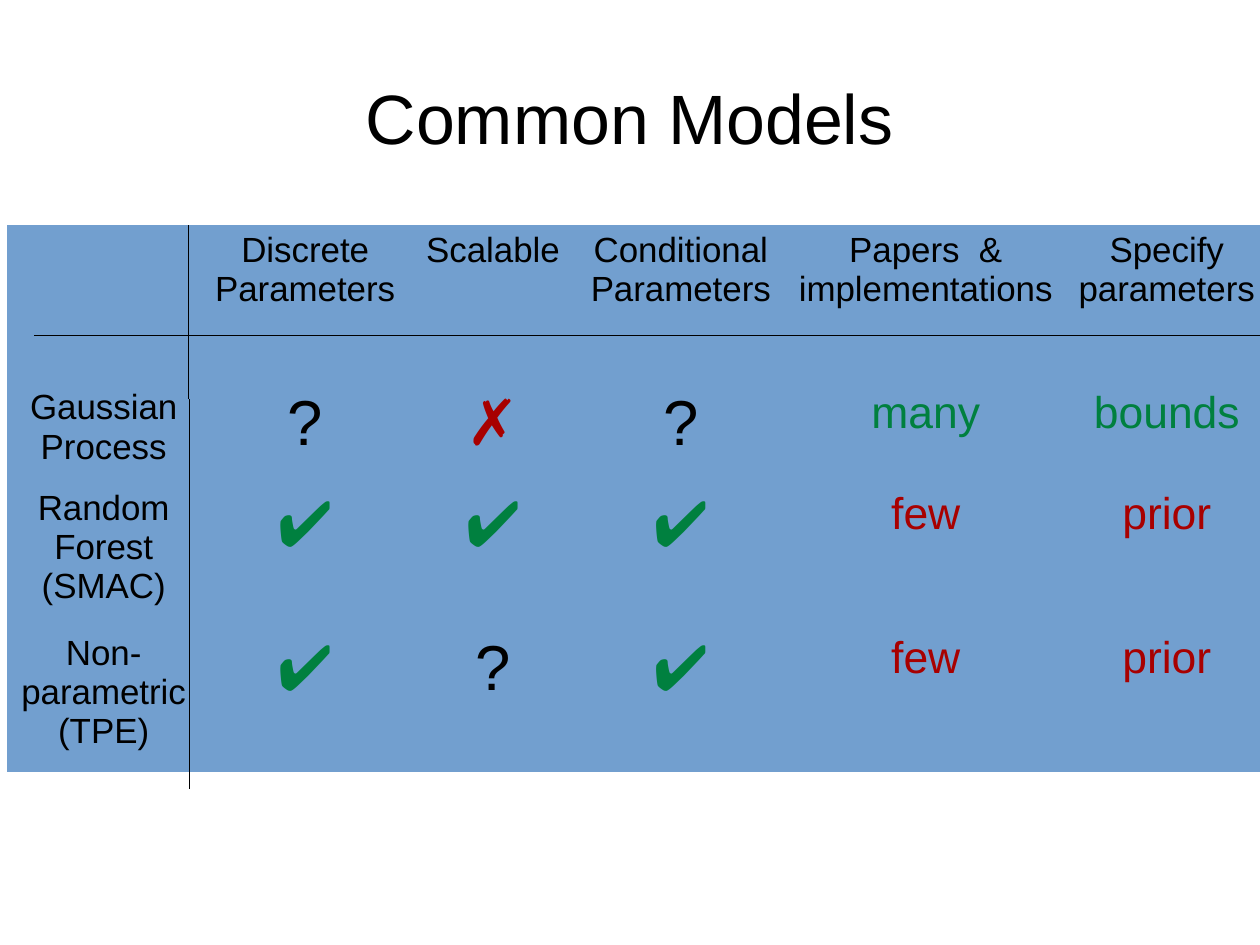
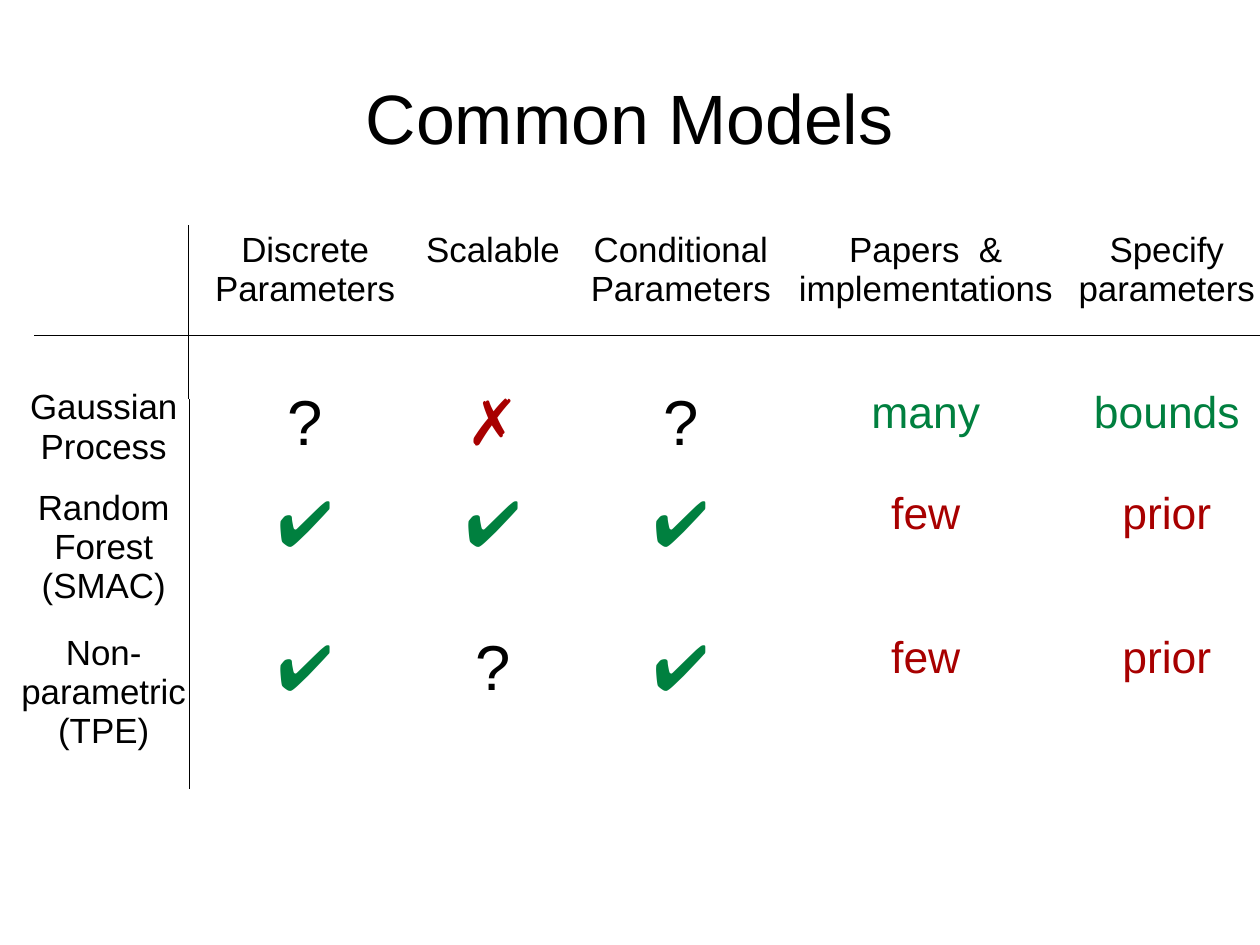
Before and after one commit to amueller/talks_odt, a slide deck: slide 23 of 2017/automating_machine_learning_with_the_best.odp. Drawn at 1260x945 pixels with LibreOffice and Linux fonts; fonts in the diff are those of the drawing. Boxes give left, top, right and bottom in pixels: in the first picture for what was removed or moved away, otherwise in the second. Text is boxed around its words. In the diff, an @@ line names an element or a change of style, - is before the commit and + after.

Commit message:
fixes?

```diff
--- a/2017/automating_machine_learning_with_the_best.odp
+++ b/2017/automating_machine_learning_with_the_best.odp
@@ table at box(7, 225, 1260, 772) @@
@@ fill #729FCF to #FFFFFF in 24 cells @@
@@ borders changed @@
```
Also in this commit, not shown: 1 other slide changed.
